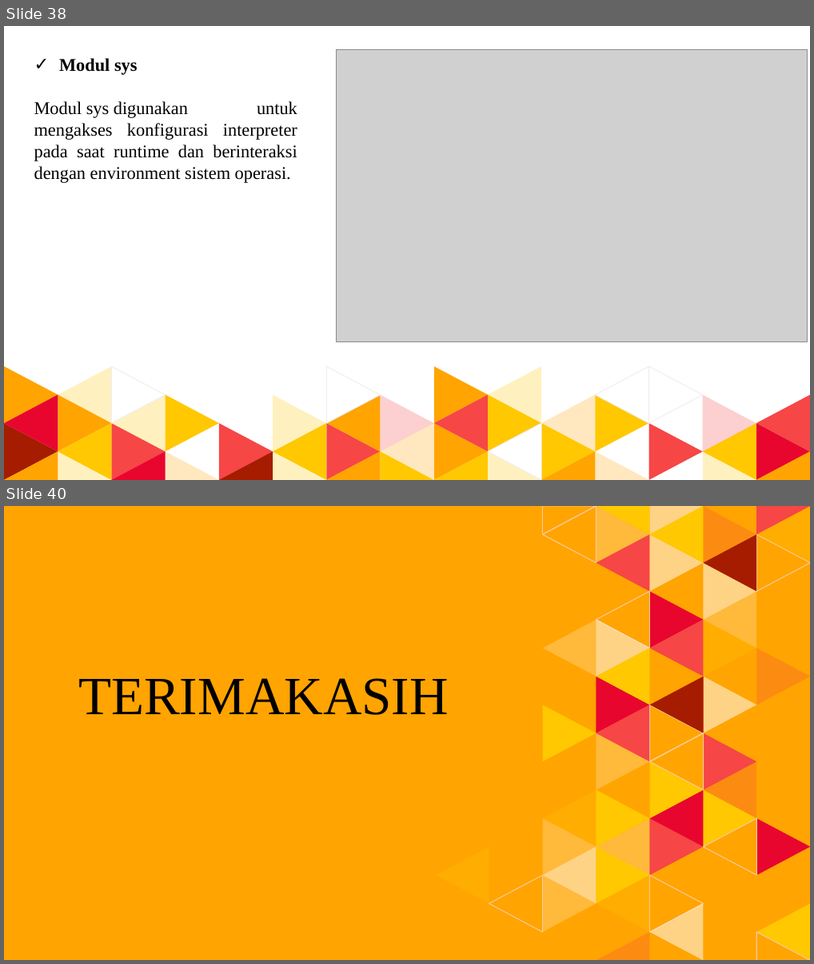
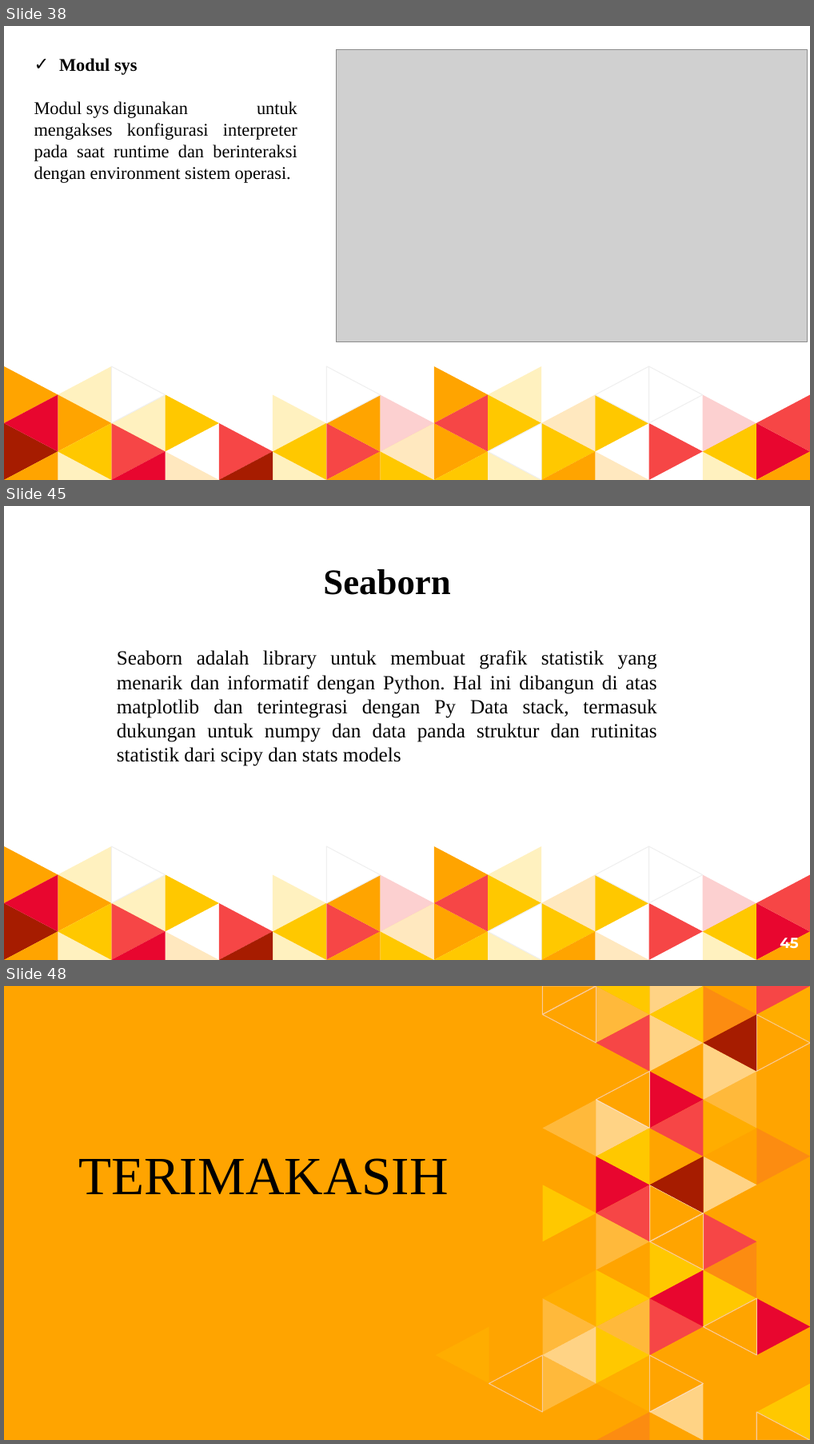
Before and after one commit to dimasaripratama/Pengantar-Deep-Learning, a slide deck: Tugas 1/DimasAriPratama_51415918_4IA17.pptx. Shown one above the other, each under a label of ours: slides 38 and 40 before the commit, slides 38, 45 and 48 after it; the slides between them are not shown. The pictures are 814x964 and 814x1444 pixels, drawn with LibreOffice and Linux fonts; fonts in the diff are those of the drawing; grey boxes stand for pictures. Boxes give left, top, right and bottom in pixels: in the first picture for what was removed or moved away, otherwise in the second. Text is boxed around its words. In the diff, an @@ line names an element or a change of style, - is before the commit and + after.

```diff
--- a/Tugas 1/DimasAriPratama_51415918_4IA17.pptx
+++ b/Tugas 1/DimasAriPratama_51415918_4IA17.pptx
@@ slide 45 added at (4,506,810,960), background #FFFFFF; not listed: 48 template elements that a slide beside it also shows @@
@@ text added at (117,569,658,766), 18 pt, text #000000 @@
+Seaborn
+Seaborn adalah library untuk membuat grafik statistik yang menarik dan informatif dengan Python. Hal ini dibangun di atas matplotlib dan terintegrasi dengan Py Data stack, termasuk dukungan untuk numpy dan data panda struktur dan rutinitas statistik dari scipy dan stats models
@@ page number added at (780,933,798,952), 13 pt, text #FFFFFF, bold @@
+45
@@ what was slide 40 is now slide 48 @@
```
Also in this commit, not shown: 1 slide changed, 7 other slides added.
